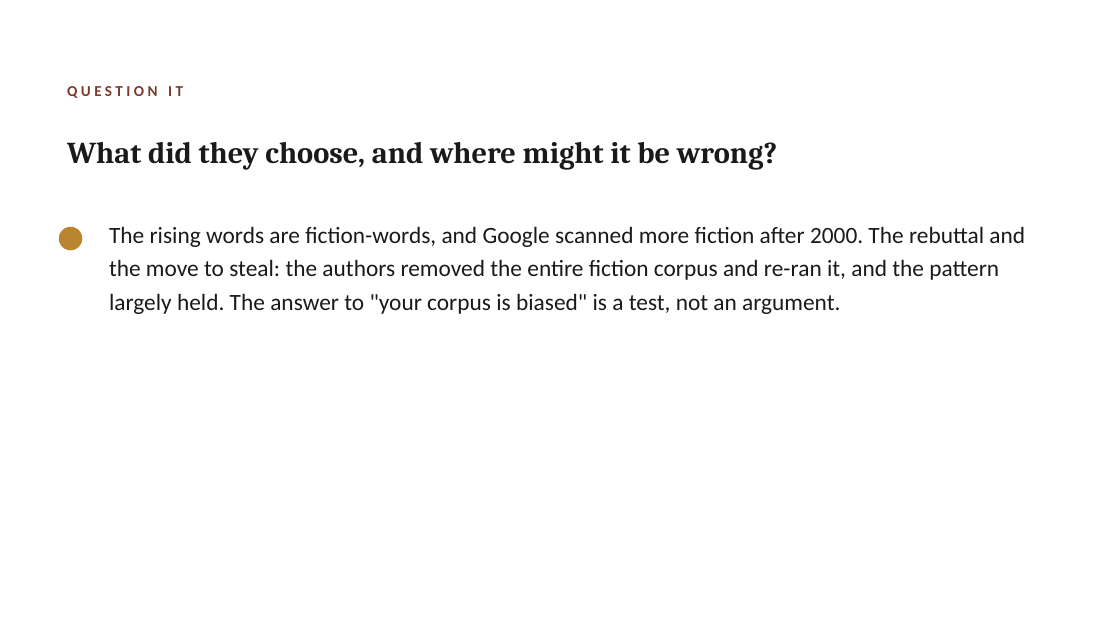
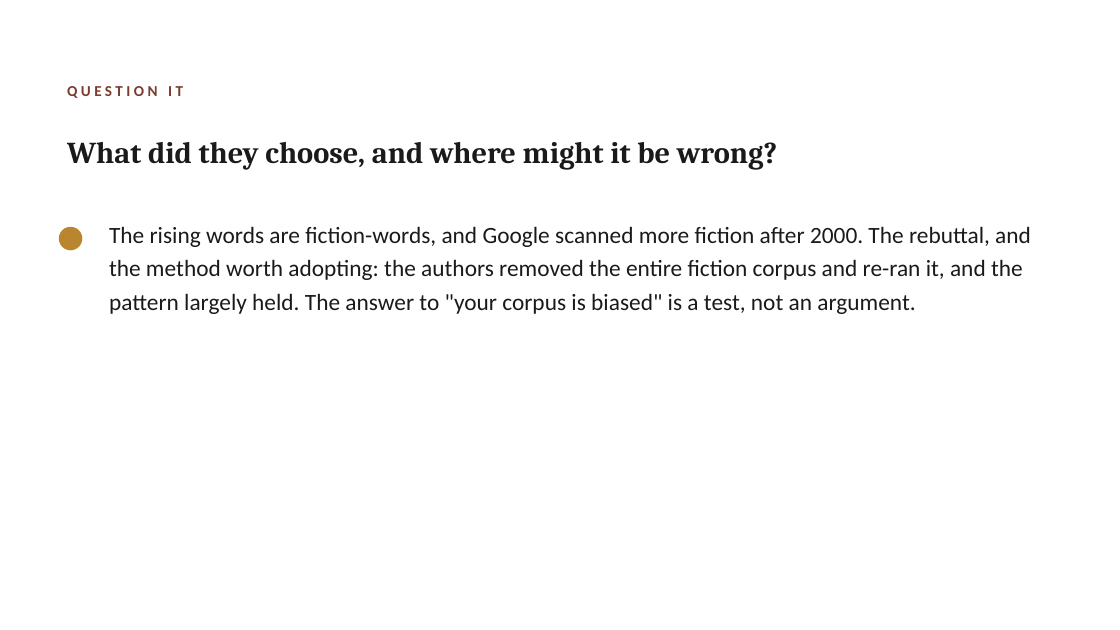
Before and after one commit to lucianli123/culture-as-data-2026, a slide deck: slide 3 of slides/pptx/week-02.pptx. Drawn at 1120x630 pixels with LibreOffice and Linux fonts; fonts in the diff are those of the drawing. Boxes give left, top, right and bottom in pixels: in the first picture for what was removed or moved away, otherwise in the second. Text is boxed around its words. In the diff, an @@ line names an element or a change of style, - is before the commit and + after.

```diff
--- a/slides/pptx/week-02.pptx
+++ b/slides/pptx/week-02.pptx
@@ text at [109,226,1031,314]: text changed @@
-The rising words are fiction-words, and Google scanned more fiction after 2000. The rebuttal and the move to steal: the authors removed the entire fiction corpus and re-ran it, and the pattern largely held. The answer to "your corpus is biased" is a test, not an argument.
+The rising words are fiction-words, and Google scanned more fiction after 2000. The rebuttal, and the method worth adopting: the authors removed the entire fiction corpus and re-ran it, and the pattern largely held. The answer to "your corpus is biased" is a test, not an argument.
```
Also in this commit, not shown: 7 other slides changed, 37 other files.
